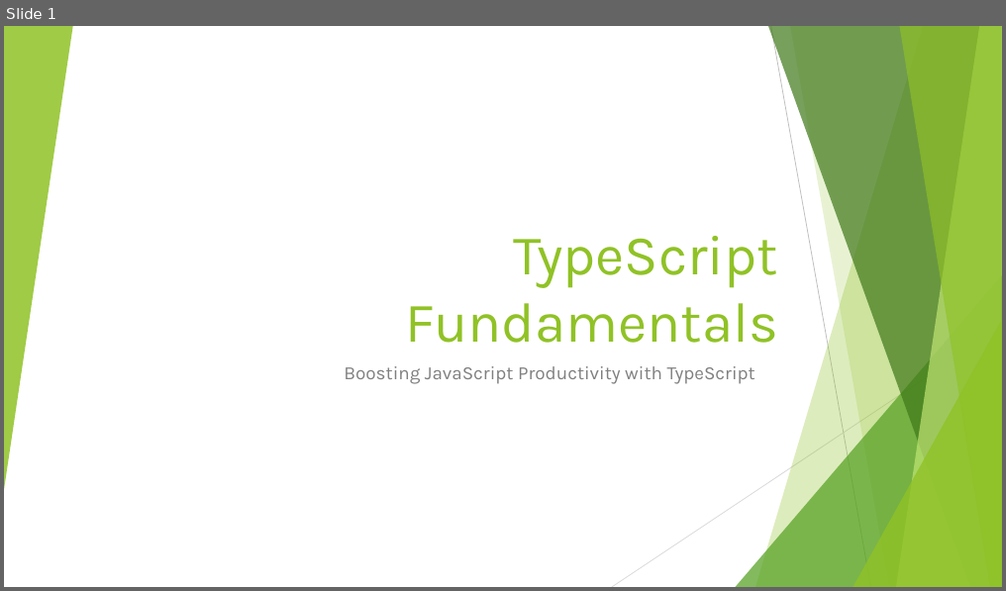
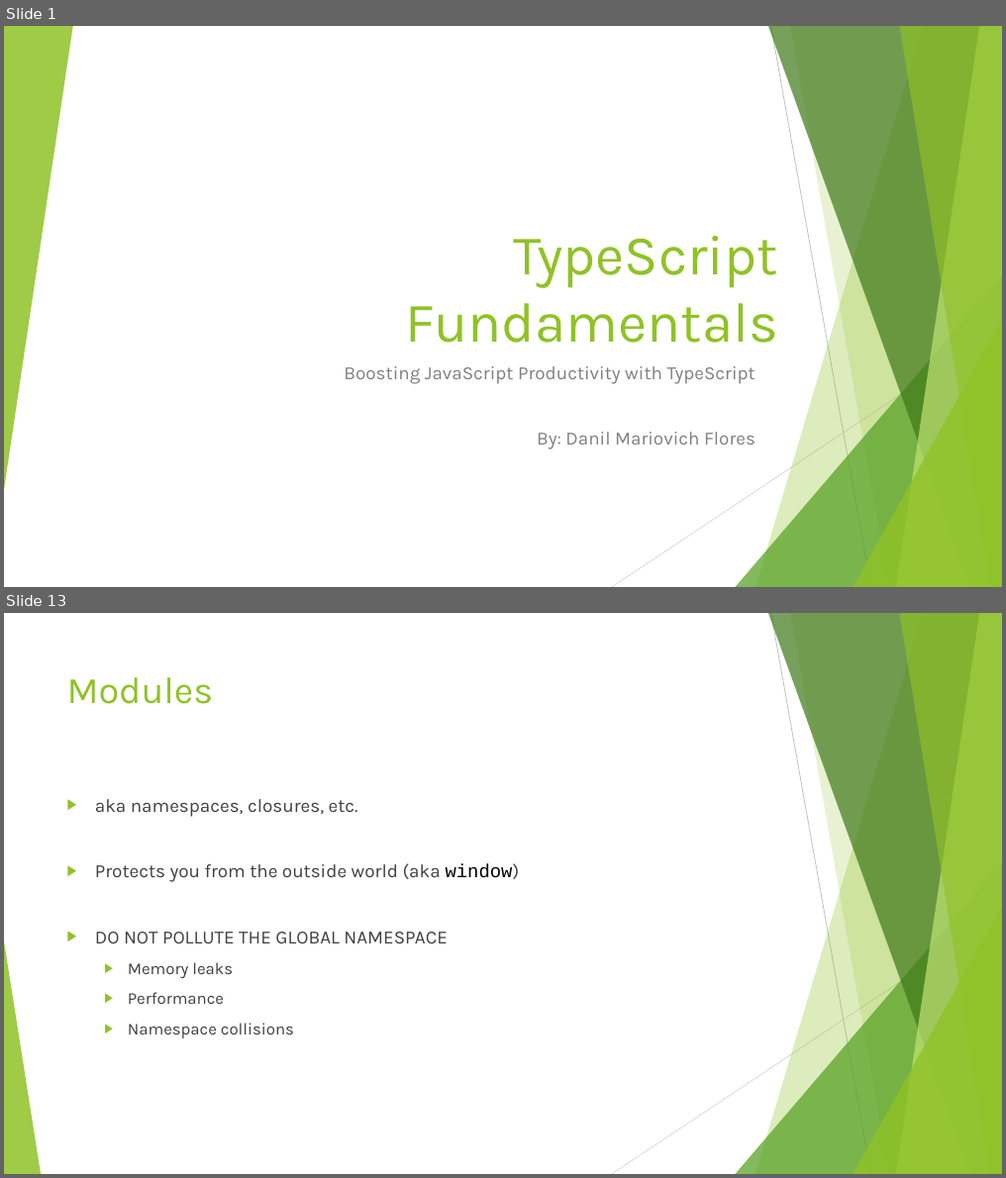
Before and after one commit to dflor003/typescript-fundamentals, a slide deck: Presentation/TypeScriptFundamentals.pptx. Shown one above the other, each under a label of ours: slide 1 before the commit, slides 1 and 13 after it; the slides between them are not shown. The pictures are 1006x591 and 1006x1178 pixels, drawn with LibreOffice and Linux fonts; fonts in the diff are those of the drawing. Boxes give left, top, right and bottom in pixels: in the first picture for what was removed or moved away, otherwise in the second. Text is boxed around its words. In the diff, an @@ line names an element or a change of style, - is before the commit and + after.

Commit message:
DanilF: Wrote up slides on TS intro, basic syntax, modules, interfaces, classes. Added examples for each topic.

```diff
--- a/Presentation/TypeScriptFundamentals.pptx
+++ b/Presentation/TypeScriptFundamentals.pptx
@@ slide 13 added at [4, 613, 1002, 1174], background #FFFFFF; not listed: 9 template elements that a slide beside it also shows @@
@@ title added at [67, 677, 214, 704], 36 pt, text #90C226 @@
+Modules
@@ text added at [95, 799, 520, 1039], 18 pt, text #404040 @@
+▶ aka namespaces, closures, etc.
+▶ Protects you from the outside world (aka window)
+▶ DO NOT POLLUTE THE GLOBAL NAMESPACE
+  ▶ Memory leaks
+  ▶ Performance
+  ▶ Namespace collisions
@@ triangle added at [4, 942, 41, 1174], fill #90C226 at 85% opacity @@
@@ slide 1 changed as well @@
@@ subtitle at [537, 432, 755, 450]: paragraph added @@
+By: Danil Mariovich Flores
```
Also in this commit, not shown: 20 other slides added, 1 slide removed, 17 other files.
